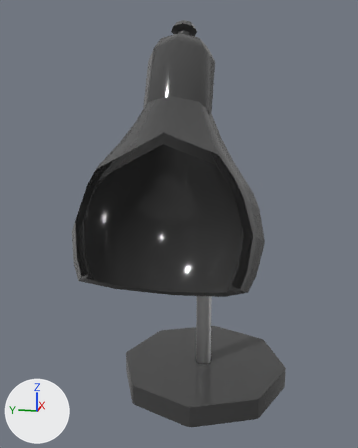
The FBX model BaseProject/BaseProject/RawData/Meshes/SM_lampe.fbx, before and after one commit.
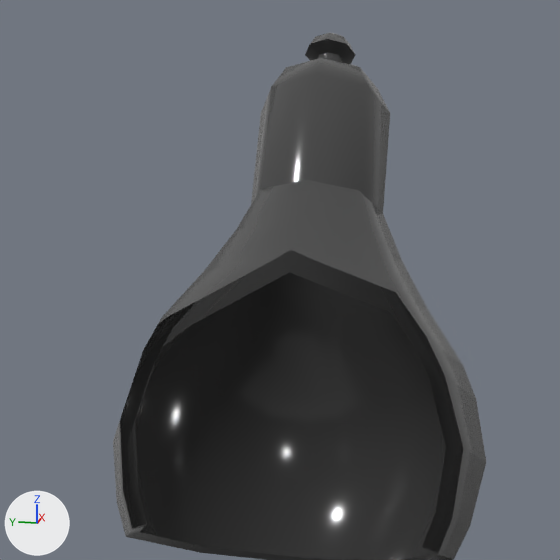
There are two pictures of each version: one whole from a 50 mm lens placed at (-1.727, -0.188, 1.034), pointed at (-0.29, 0.1, 0.675), one close up on the part from 4% to 85% of the width and 1% to 65% of the height. Lighting does not change. The marker at lower left points along +X, +Y and +Z. Everything nearer to the camera than a plane just in front of the edit is cut away. Where no turn or scale is listed for an object, it has been applied to the vertices.

Before the edit, the objects in view are built like this:
```python
me_cylinder_004 = bpy.data.meshes.new('Cylinder.004')
me_cylinder_004.from_pydata(...)  # 266 vertices, 264 faces; spans x -0.396..0.098, y -0.223..0.217, z -0.529..0.148
me_cylinder_004.materials.append(mat_surface_noire_lampe)  # black #434343
ob_cylinder_002 = bpy.data.objects.new('Cylinder.002', me_cylinder_004)
ob_cylinder_002.location = (-0.499, 0.056, 1.083)
```
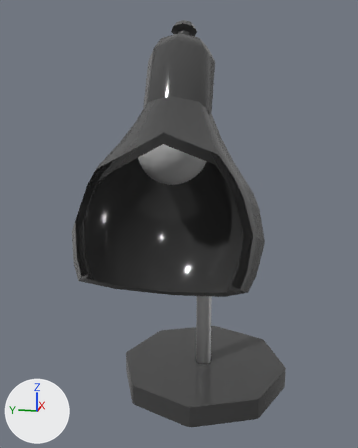
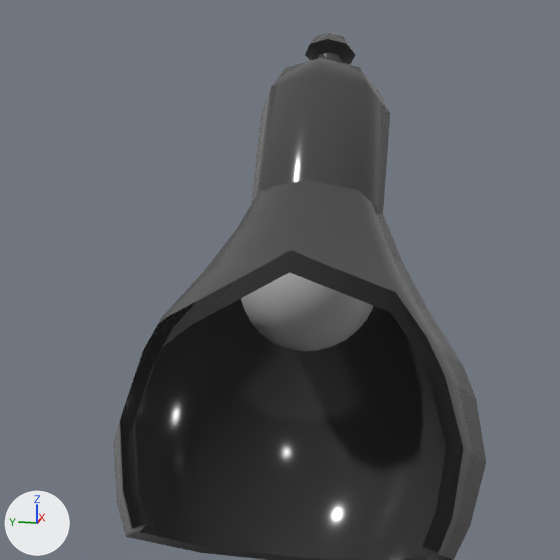
The newer file is also rescaled (x0.372), turned or shifted as a whole; pictures and numbers use the older file's frame.

Boxes [x1, y1, x2, y2] around the edits, measured in the close-ups (560 x 560 px):
'Sphere', added
    after: [241, 272, 373, 351]

Diff of the bpy script that builds the scene:
```diff
--- a/BaseProject/BaseProject/RawData/Meshes/SM_lampe.fbx.py
+++ b/BaseProject/BaseProject/RawData/Meshes/SM_lampe.fbx.py
@@ mat_material_001 @@
+mat_material_001 = principled_material('Material.001')
+mat_material_001.base_color = (0.8, 0.8, 0.8)  # white #e7e7e7
@@ me_sphere_001 @@
+me_sphere_001.from_pydata(...)  # a UV sphere (10 segments, 16 rings, poles along z) spanning x -0.95..0.95, y -1.0..1.0, z -1.0..1.0
+me_sphere_001.materials.append(mat_material_001)  # white #e7e7e7
@@ ob_sphere @@
+ob_sphere = bpy.data.objects.new('Sphere', me_sphere_001)
+ob_sphere.location = (-0.571, 0.06, 0.931)
+ob_sphere.scale = (-0.0887, -0.0887, -0.0887)
```
